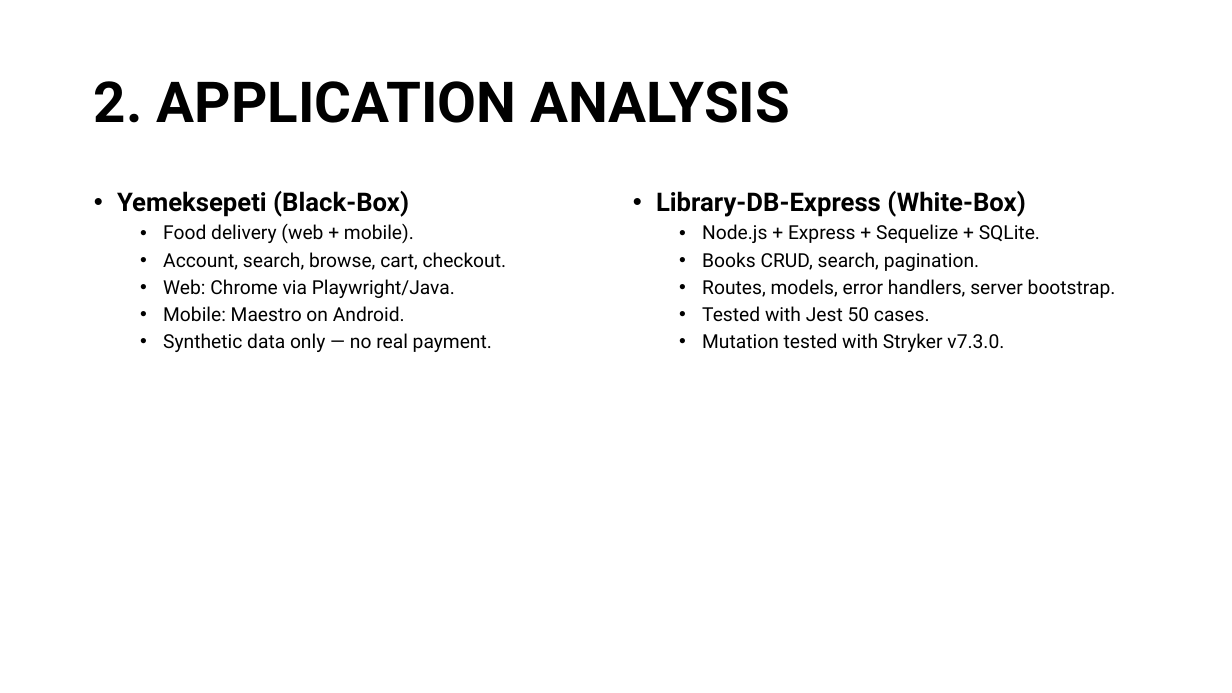
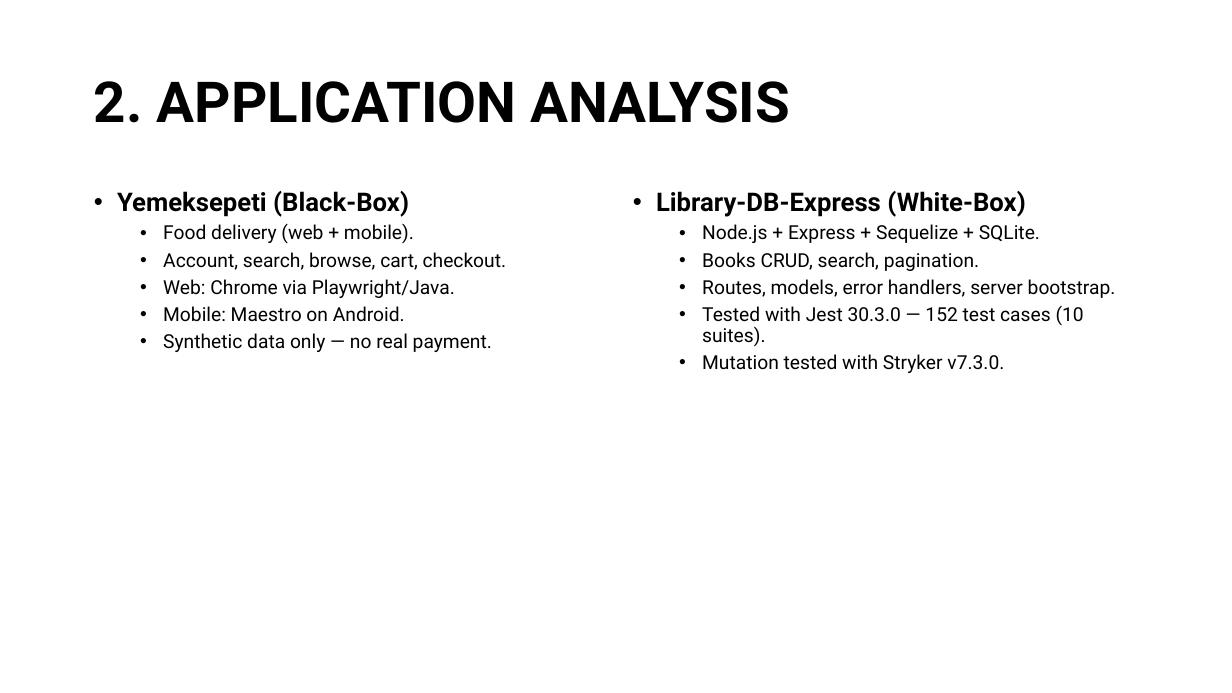
Before and after one commit to SE2226-YU-Spring/TestingProject, a slide deck: slide 5 of docs/Presentation.pptx. Drawn at 1232x693 pixels with LibreOffice and Linux fonts; fonts in the diff are those of the drawing. Boxes give left, top, right and bottom in pixels: in the first picture for what was removed or moved away, otherwise in the second. Text is boxed around its words. In the diff, an @@ line names an element or a change of style, - is before the commit and + after.

```diff
--- a/docs/Presentation.pptx
+++ b/docs/Presentation.pptx
@@ text at box(702, 306, 1084, 346): text changed @@
-  • Tested with Jest 50 cases.
+  • Tested with Jest 30.3.0 — 152 test cases (10 suites).
```
Also in this commit, not shown: 9 other slides changed, 1 slide added, 1 slide removed, 21 other files.
